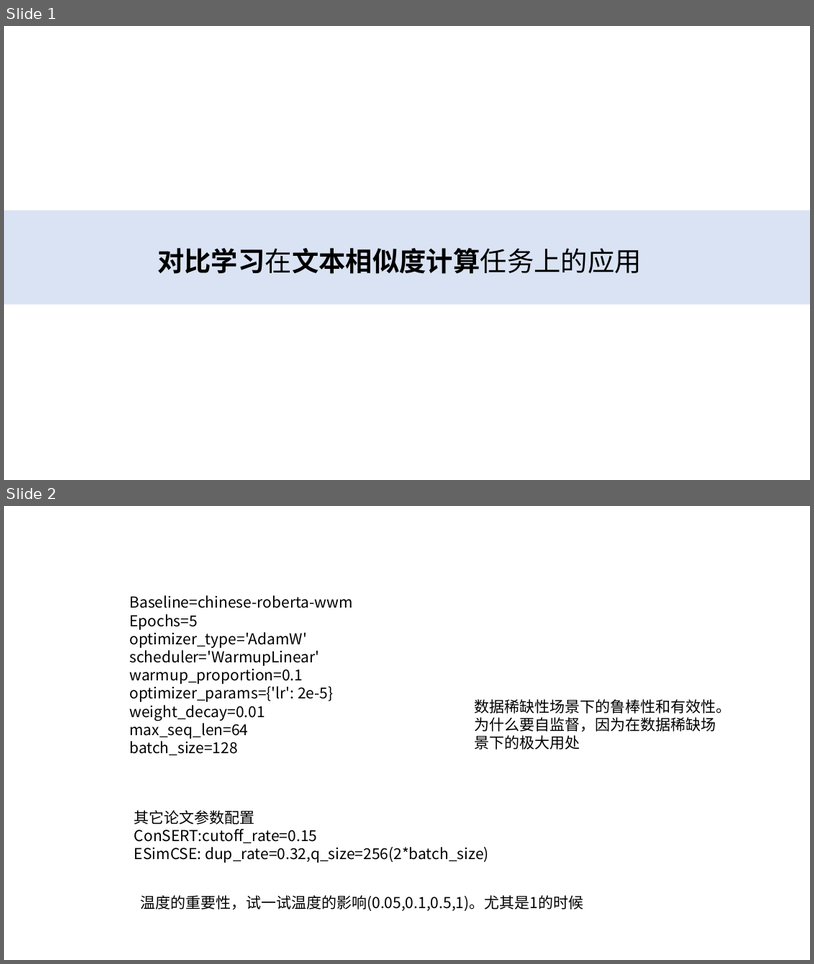
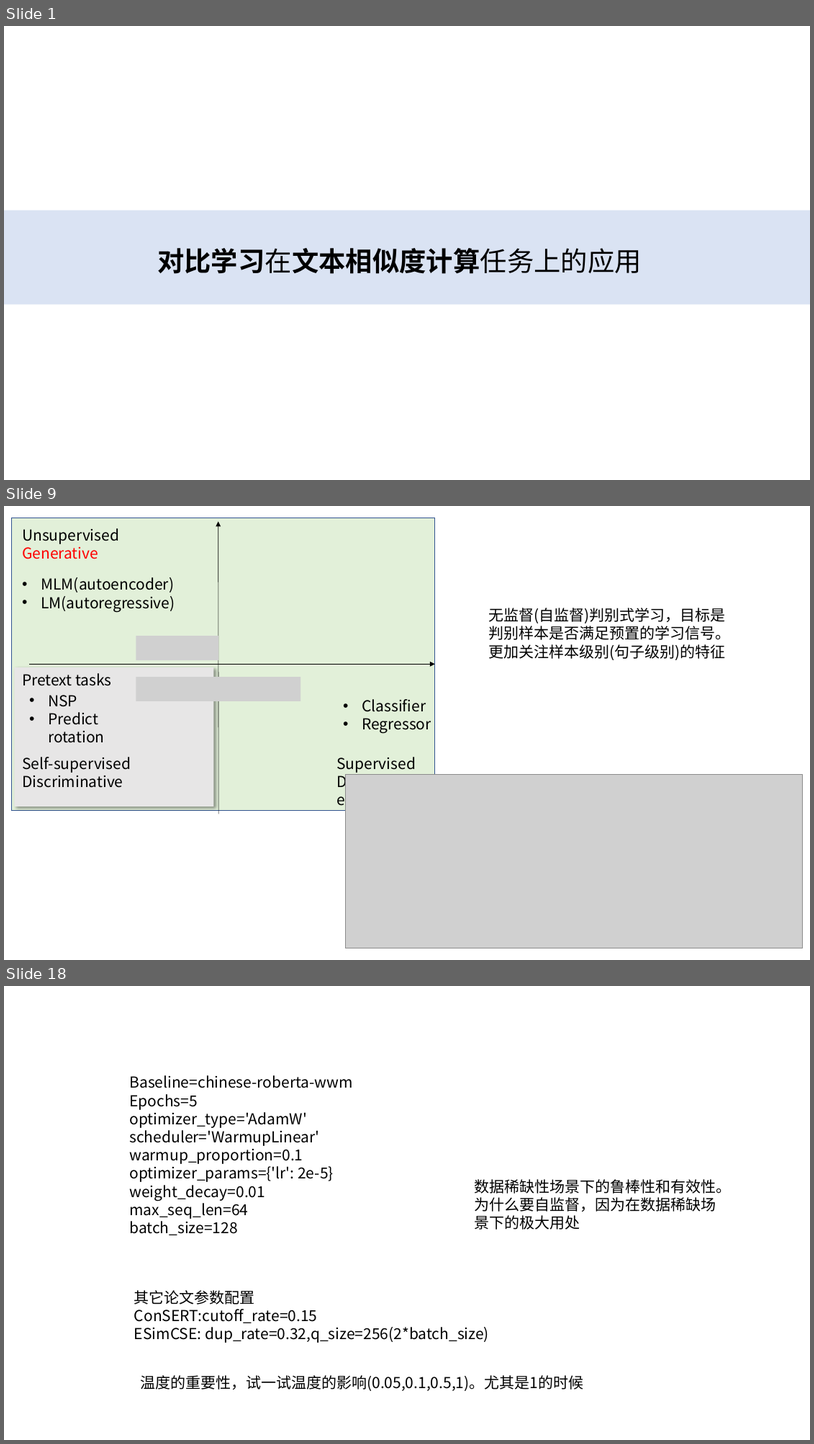
Before and after one commit to xianghuisun/ContrativeLearningInNLP, a slide deck: GroupMeeting.pptx. Shown one above the other, each under a label of ours: slides 1 and 2 before the commit, slides 1, 9 and 18 after it; the slides between them are not shown. The pictures are 814x964 and 814x1444 pixels, drawn with LibreOffice and Linux fonts; fonts in the diff are those of the drawing; grey boxes stand for pictures; background and template pictures are left out. Boxes give left, top, right and bottom in pixels: in the first picture for what was removed or moved away, otherwise in the second. Text is boxed around its words. In the diff, an @@ line names an element or a change of style, - is before the commit and + after.

```diff
--- a/GroupMeeting.pptx
+++ b/GroupMeeting.pptx
@@ slide 9 added at (4, 506, 810, 960), background #FFFFFF @@
@@ rectangle added at (12, 518, 435, 810), fill #E2F0D9, outline #325491 1 pt @@
@@ arrow added from (219, 814) to (218, 522), #000000 0.5 pt @@
@@ text added at (22, 528, 119, 559), 18 pt, text #000000 @@
+Unsupervised
+Generative
@@ text added at (41, 577, 175, 612), 18 pt, text #000000 @@
+• MLM(autoencoder)
+• LM(autoregressive)
@@ text added at (489, 608, 730, 660), 18 pt, text #000000 @@
+无监督(自监督)判别式学习，目标是判别样本是否满足预置的学习信号。更加关注样本级别(句子级别)的特征
@@ picture added at (136, 636, 219, 660) @@
@@ rectangle added at (14, 667, 214, 806), fill #E7E6E6 @@
@@ text added at (22, 673, 111, 686), 18 pt, text #000000 @@
+Pretext tasks
@@ arrow added from (29, 664) to (435, 664), #000000 0.5 pt @@
@@ picture added at (136, 677, 219, 701) @@
@@ picture added at (218, 677, 301, 701) @@
@@ text added at (48, 695, 104, 743), 18 pt, text #000000 @@
+• NSP
+• Predict rotation
@@ text added at (362, 699, 431, 733), 18 pt, text #000000 @@
+• Classifier
+• Regressor
@@ text added at (22, 757, 131, 788), 18 pt, text #000000 @@
+Self-supervised
+Discriminative
@@ text added at (337, 757, 416, 772), 18 pt, text #000000 @@
+Supervised
+Discriminative
@@ picture added at (345, 774, 802, 947) @@
@@ what was slide 2 is now slide 18 @@
```
Also in this commit, not shown: 1 slide changed, 14 other slides added, 8 other files.
